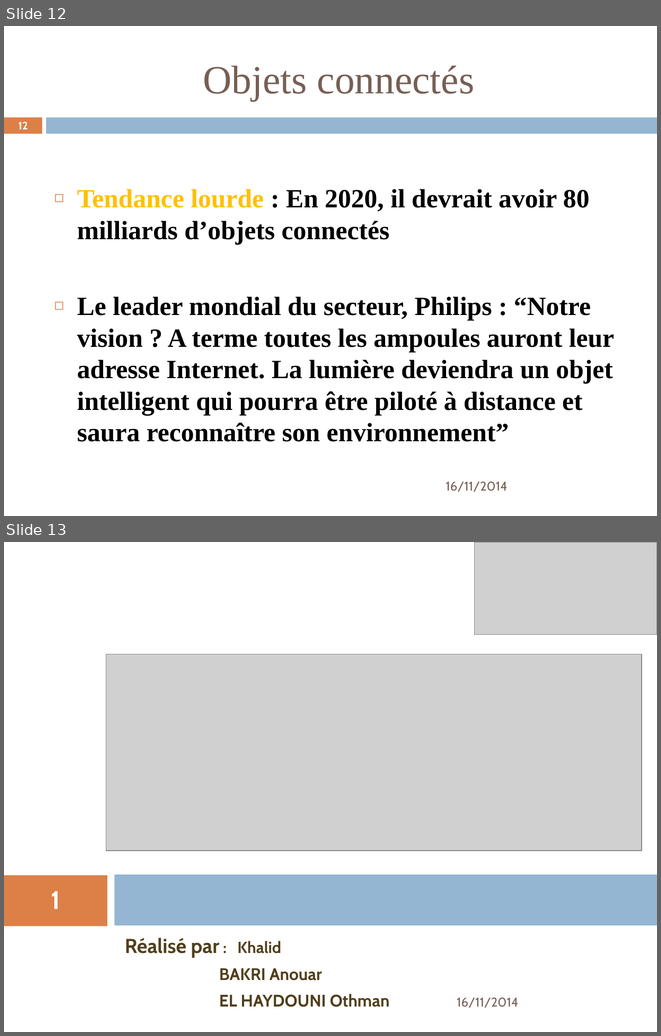
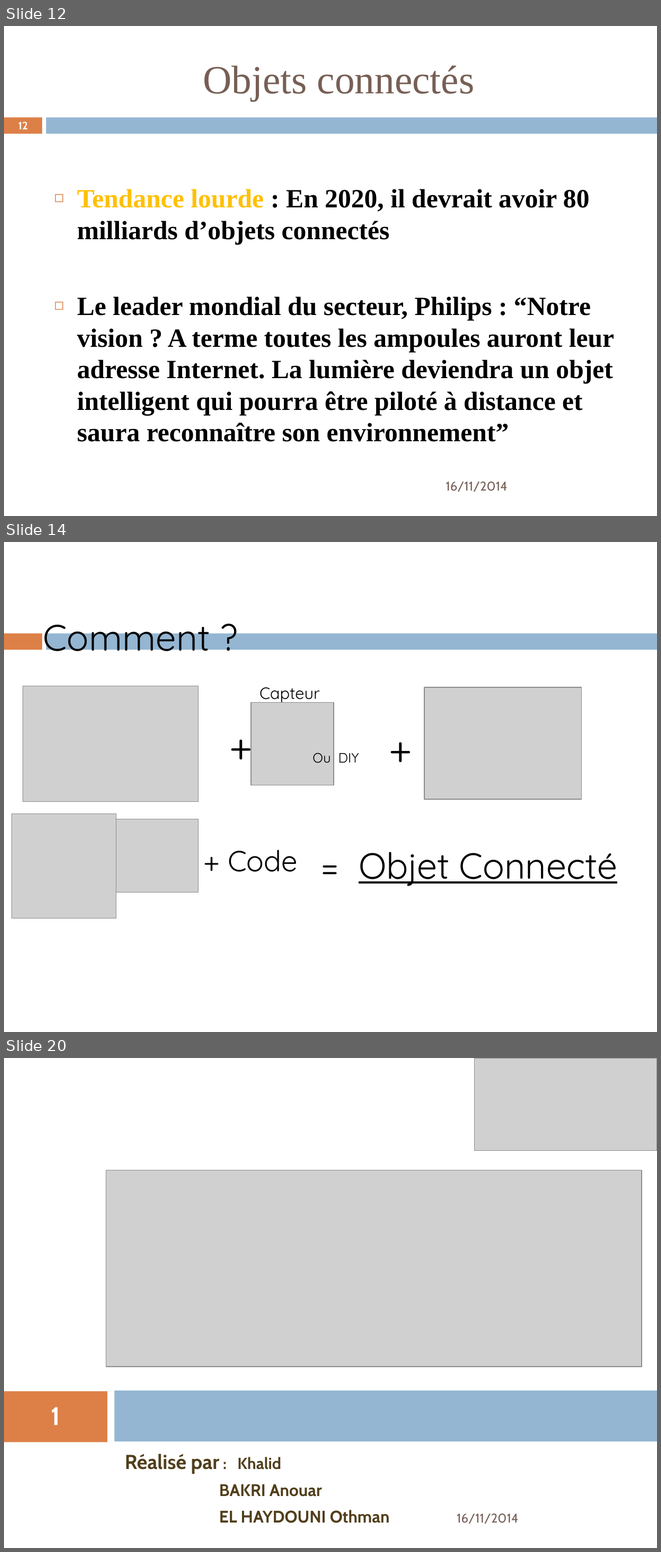
Before and after one commit to anouarattn/DIY-IoT-PresentationEnset-17-11-2014, a slide deck: IoT-VersionFinal-ELHAYDOUNI_Othman (2).pptx. Shown one above the other, each under a label of ours: slides 12 and 13 before the commit, slides 12, 14 and 20 after it; the slides between them are not shown. The pictures are 661x1036 and 661x1552 pixels, drawn with LibreOffice and Linux fonts; fonts in the diff are those of the drawing; grey boxes stand for pictures; background and template pictures are left out. Boxes give left, top, right and bottom in pixels: in the first picture for what was removed or moved away, otherwise in the second. Text is boxed around its words. In the diff, an @@ line names an element or a change of style, - is before the commit and + after.

```diff
--- a/IoT-VersionFinal-ELHAYDOUNI_Othman (2).pptx
+++ b/IoT-VersionFinal-ELHAYDOUNI_Othman (2).pptx
@@ slide 14 added at [4, 542, 657, 1032], background #FFFFFF; not listed: 2 template elements that a slide beside it also shows @@
@@ text added at [43, 625, 210, 651], 40.5 pt, text #000000 @@
+Comment ?
@@ picture added at [23, 686, 199, 802] @@
@@ text added at [259, 687, 320, 704], 18 pt, text #000000 @@
+Capteur
@@ picture added at [424, 687, 582, 799] @@
@@ text added at [223, 716, 261, 772], 45 pt, text #000000 @@
++
@@ picture added at [251, 703, 334, 786] @@
@@ text added at [312, 753, 359, 763], 15 pt, text #000000 @@
+Ou DIY +
@@ picture added at [12, 814, 116, 918] @@
@@ picture added at [113, 819, 198, 892] @@
@@ text added at [228, 849, 298, 872], 32 pt, text #000000 @@
++ Code
@@ text added at [359, 852, 618, 886], 40 pt, text #000000, underline @@
+= Objet Connecté
@@ what was slide 13 is now slide 20 @@
```
Also in this commit, not shown: 1 slide changed, 6 other slides added.
